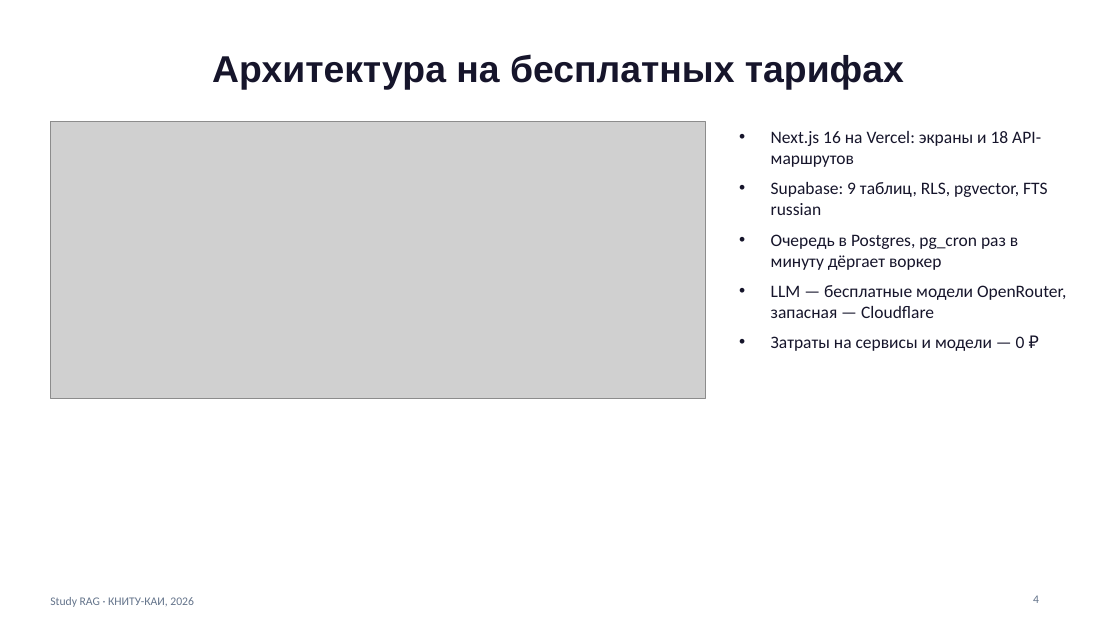
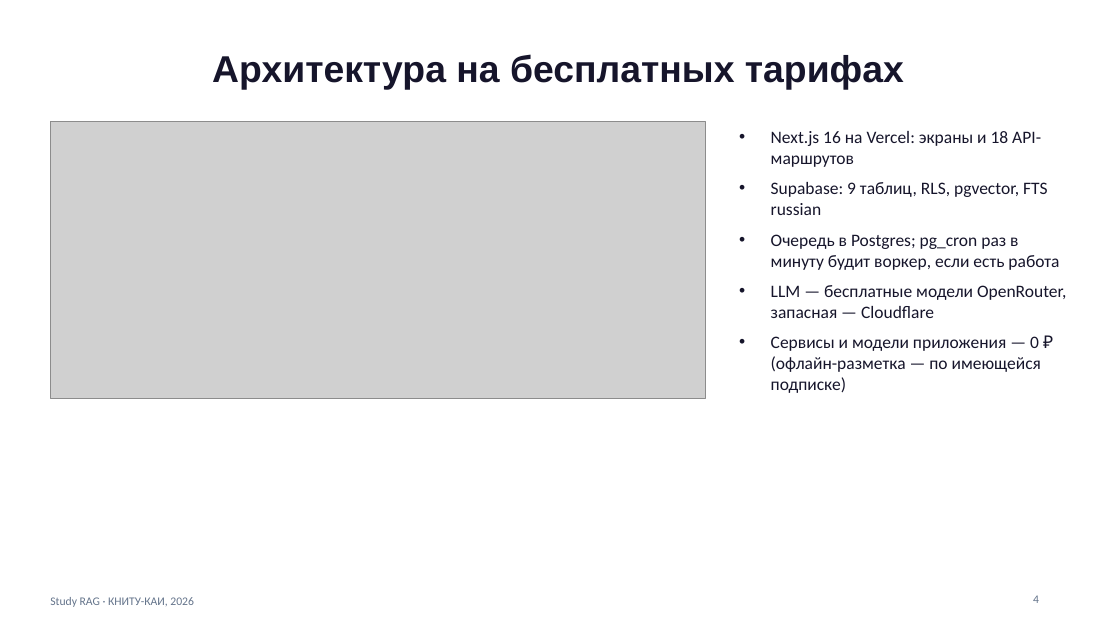
Before and after one commit to fA1N-n/study-rag, a slide deck: slide 4 of docs/report/Study_RAG_защита.pptx. Drawn at 1120x630 pixels with LibreOffice and Linux fonts; fonts in the diff are those of the drawing; grey boxes stand for pictures. Boxes give left, top, right and bottom in pixels: in the first picture for what was removed or moved away, otherwise in the second. Text is boxed around its words. In the diff, an @@ line names an element or a change of style, - is before the commit and + after.

```diff
--- a/docs/report/Study_RAG_защита.pptx
+++ b/docs/report/Study_RAG_защита.pptx
@@ text at (x1=771, y1=234, x2=1059, y2=270): text changed @@
-• Очередь в Postgres, pg_cron раз в минуту дёргает воркер
+• Очередь в Postgres; pg_cron раз в минуту будит воркер, если есть работа
@@ text at (x1=771, y1=336, x2=1041, y2=393): text changed @@
-• Затраты на сервисы и модели — 0 ₽
+• Сервисы и модели приложения — 0 ₽ (офлайн-разметка — по имеющейся подписке)
```
Also in this commit, not shown: 7 other slides changed, 11 other files.
